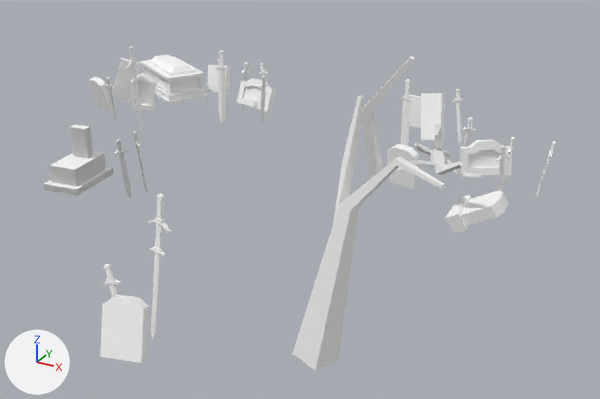
What one commit did to the glTF model assets/synty/simple_fantasy/models/SF_Env_Undead_Preset_05.glb.
The view is the same before and after, from a camera (50 mm lens) standing at (0.251, -0.312, 0.106) and looking at (0.134, -0.099, 0.0). Every picture has the same lights, and +X, +Y and +Z are marked at lower left.

Objects in the first picture: 'SF_Env_Undead_Preset_05'.
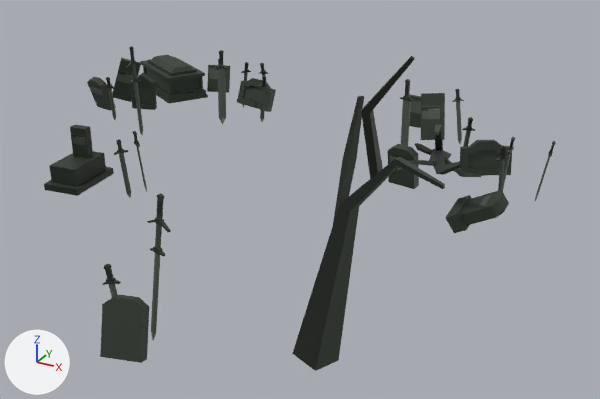
The edits, one by one:
Picture 'Undead_Footman_01' (img_undead_footman_01) is new.
In material 'lambert2' (mat_lambert2), base_color is no longer (1.0, 1.0, 1.0), white #ffffff.
In material 'lambert2' (mat_lambert2), texture is now set to img_undead_footman_01.

Where the change shows, as pixel boxes [x1, y1, x2, y2] in the pictures (600 x 399 px):
'SF_Env_Undead_Preset_05', surface changed (white to black): [44, 46, 556, 371] in both
